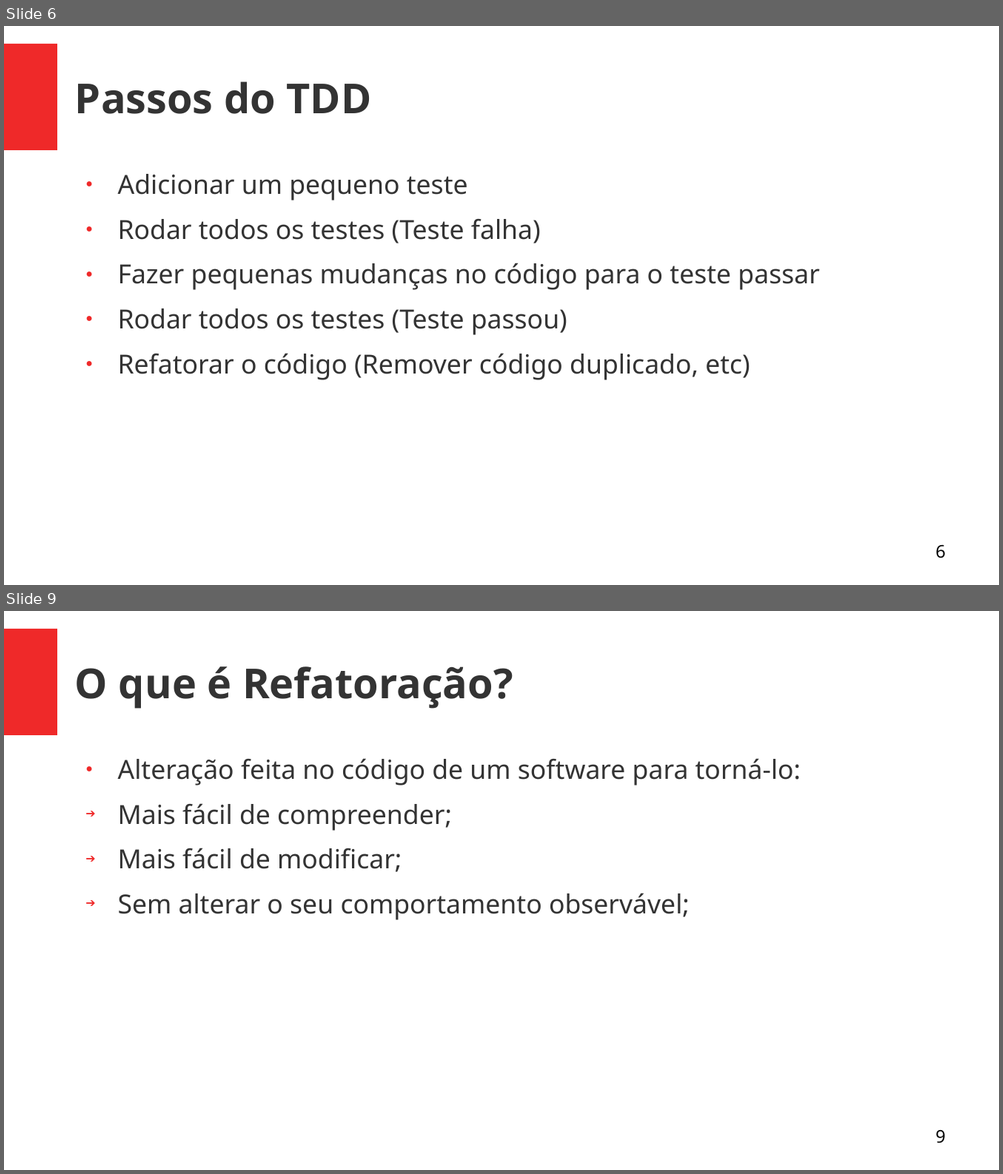
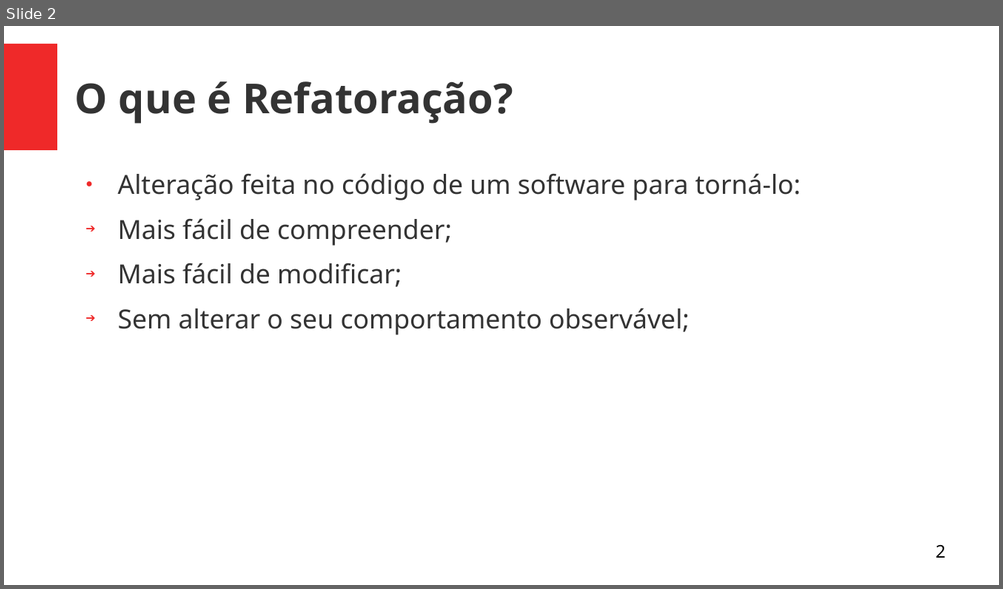
Before and after one commit to Geofisicando/C-orientado-a-testes, a slide deck: slides/refatoracao.odp. Shown one above the other, each under a label of ours: slides 6 and 9 before the commit, slide 2 after it; the slides between them are not shown. The pictures are 1003x1174 and 1003x589 pixels, drawn with LibreOffice and Linux fonts; fonts in the diff are those of the drawing. Boxes give left, top, right and bottom in pixels: in the first picture for what was removed or moved away, otherwise in the second. Text is boxed around its words. In the diff, an @@ line names an element or a change of style, - is before the commit and + after.

```diff
--- a/slides/refatoracao.odp
+++ b/slides/refatoracao.odp
@@ slide 6 removed at <box>4,26,999,585</box>, background #FFFFFF; not listed: 1 template element that a slide beside it also shows @@
@@ title removed at <box>75,82,372,114</box> @@
-Passos do TDD
@@ text removed at <box>118,174,819,380</box> @@
-● Adicionar um pequeno teste
-● Rodar todos os testes (Teste falha)
-● Fazer pequenas mudanças no código para o teste passar
-● Rodar todos os testes (Teste passou)
-● Refatorar o código (Remover código duplicado, etc)
@@ page number removed at <box>935,545,945,559</box> @@
-6
@@ what was slide 9 is now slide 2 @@
@@ page number at <box>935,545,945,558</box>: text changed @@
-9
+2
```
Also in this commit, not shown: 1 slide changed, 6 other slides removed, 5 other files.
